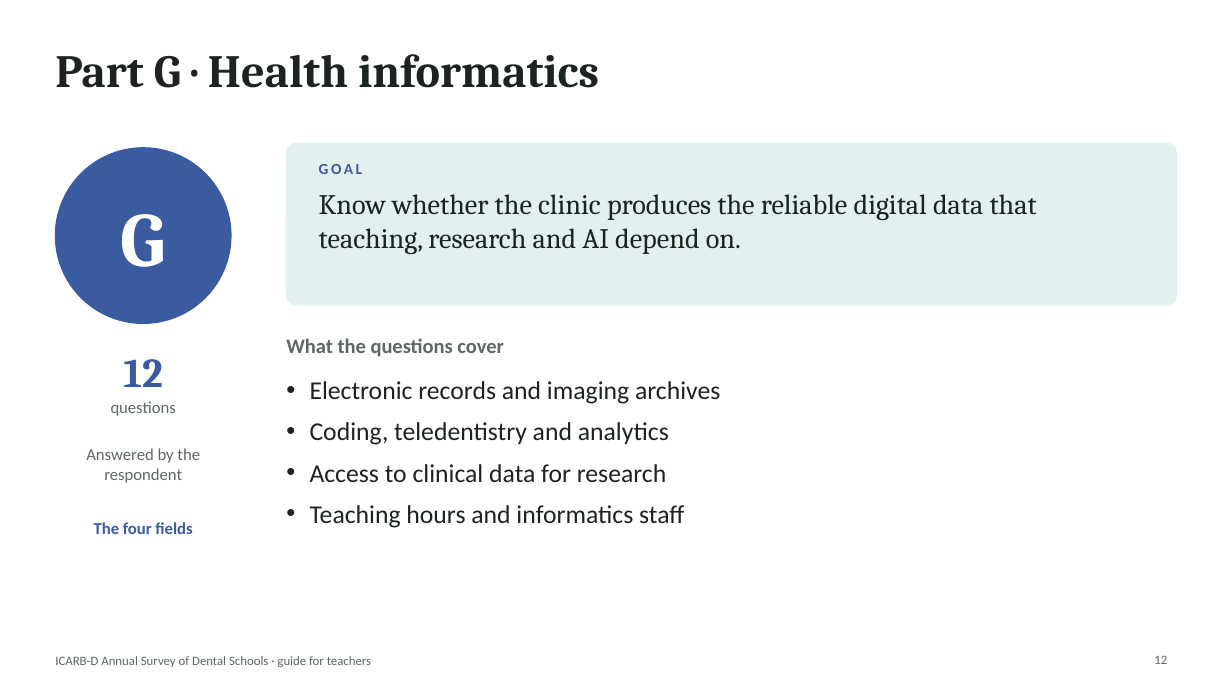
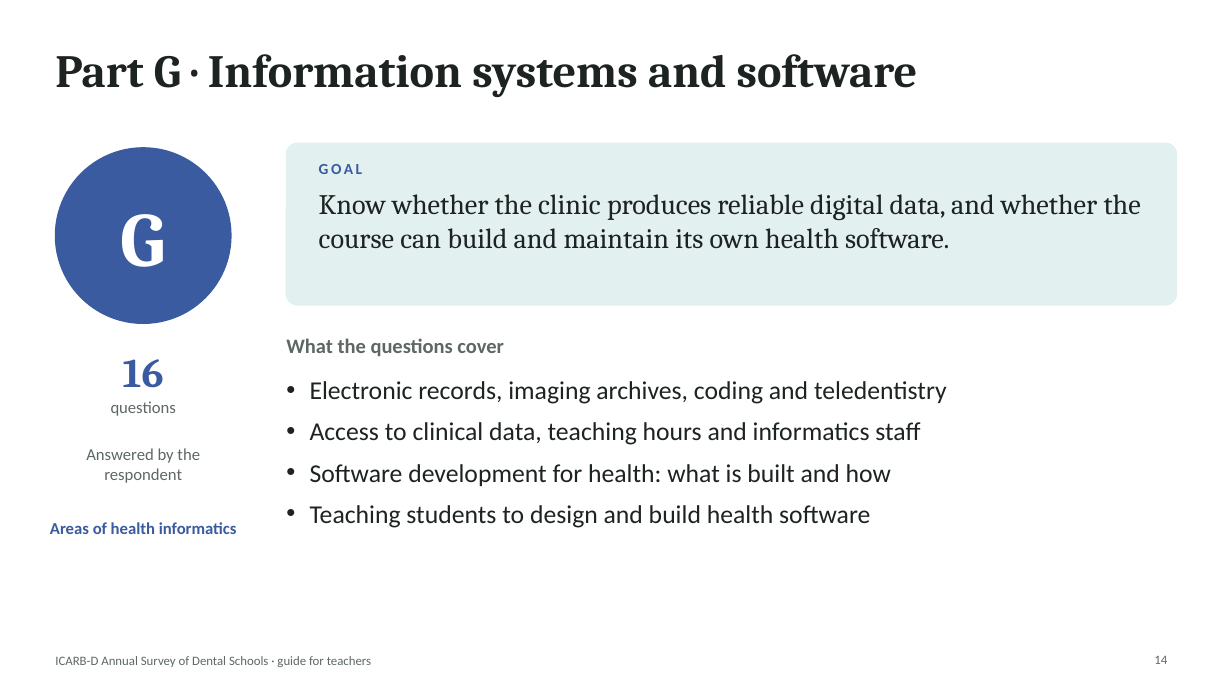
Before and after one commit to igoralves1/AI-assessment-DS-2026, a slide deck: slide 14 of public/downloads/ICARB-D-Survey-Teacher-Slides.pptx (slide 12 before the commit). Drawn at 1232x693 pixels with LibreOffice and Linux fonts; fonts in the diff are those of the drawing. Boxes give left, top, right and bottom in pixels: in the first picture for what was removed or moved away, otherwise in the second. Text is boxed around its words. In the diff, an @@ line names an element or a change of style, - is before the commit and + after.

Commit message:
Benchmark of health informatics maturity, answered by course directors
- Main goal: a 0-100 benchmark per US dental school; key questions include which university could best use a grant; comparisons are secondary
- Health informatics is the umbrella: information systems, AI, robotics and digital dentistry, bioinformatics, software development for health
- New software development items (G13-G16, domain SWD) and self-ratings M12-M13
- University -> departments -> courses: each course director answers for their course; school-wide and department forms removed (A17)
- Analysis: benchmark, area and funding readiness indices; course -> department -> school roll-up
- Guide, Word/PDF questionnaire, README and teacher slides updated (version 3.0.0)

```diff
--- a/public/downloads/ICARB-D-Survey-Teacher-Slides.pptx
+++ b/public/downloads/ICARB-D-Survey-Teacher-Slides.pptx
@@ title at <box>55,54,918,97</box>: text changed @@
-Part G · Health informatics
+Part G · Information systems and software
@@ text at <box>319,194,1141,249</box>: text changed @@
-Know whether the clinic produces the reliable digital data that teaching, research and AI depend on.
+Know whether the clinic produces reliable digital data, and whether the course can build and maintain its own health software.
@@ text at <box>123,359,164,388</box>: text changed @@
-12
+16
@@ text at <box>310,381,947,528</box>: text changed @@
-• Electronic records and imaging archives
-• Coding, teledentistry and analytics
-• Access to clinical data for research
-• Teaching hours and informatics staff
+• Electronic records, imaging archives, coding and teledentistry
+• Access to clinical data, teaching hours and informatics staff
+• Software development for health: what is built and how
+• Teaching students to design and build health software
@@ text at <box>50,522,237,534</box>: text changed @@
-The four fields
+Areas of health informatics
@@ page number at <box>1154,656,1167,664</box>: text changed @@
-12
+14
```
Also in this commit, not shown: 12 other slides changed, 4 slides added, 1 slide removed, 15 other files.
